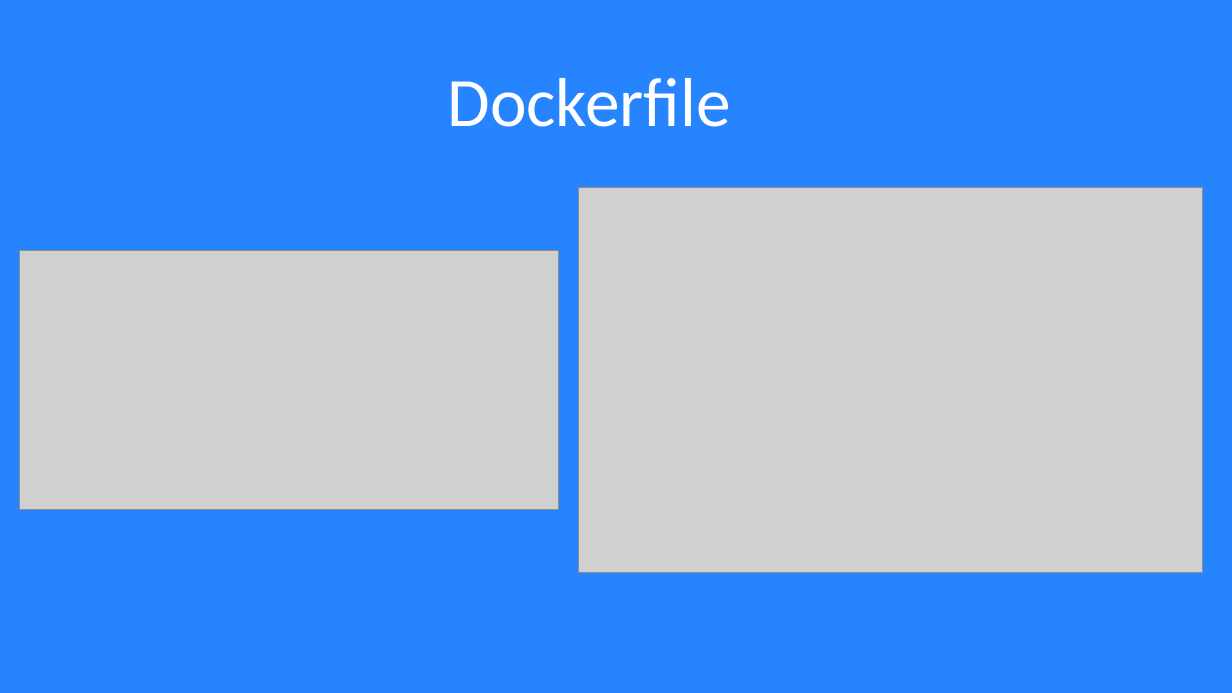
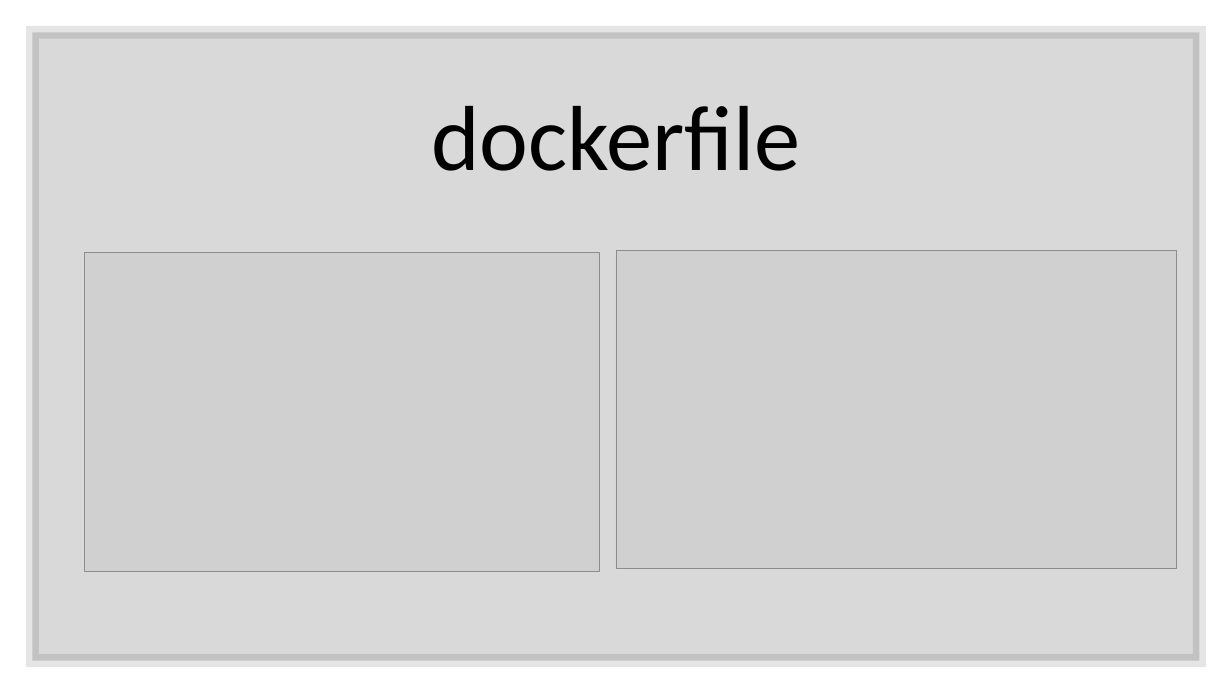
Before and after one commit to lukihd/Labo-Cloud-2020-2021, a slide deck: slide 11 of cours/docker/DOCKER.pptx. Drawn at 1232x693 pixels with LibreOffice and Linux fonts; fonts in the diff are those of the drawing; grey boxes stand for pictures. Boxes give left, top, right and bottom in pixels: in the first picture for what was removed or moved away, otherwise in the second. Text is boxed around its words. In the diff, an @@ line names an element or a change of style, - is before the commit and + after.

```diff
--- a/cours/docker/DOCKER.pptx
+++ b/cours/docker/DOCKER.pptx
@@ background #2684FF to #FFFFFF @@
@@ rectangle added at (32, 32, 1200, 661), fill #000000 at 15% opacity, outline #000000 10 pt @@
@@ text "dockerfile" at (431, 106, 800, 171): vertical alignment middle to top @@
@@ text at (431, 106, 800, 171): text changed; size 54 to 72 pt; text colour #FFFFFF to #000000 @@
-Dockerfile
+dockerfile
@@ picture: place and size @@
-picture at (19, 250, 559, 510)
+picture at (85, 252, 600, 571)
@@ picture: place and size @@
-picture at (579, 188, 1202, 572)
+picture at (616, 250, 1177, 569)
```
Also in this commit, not shown: 11 other slides changed, 2 slides added, 1 slide removed.
